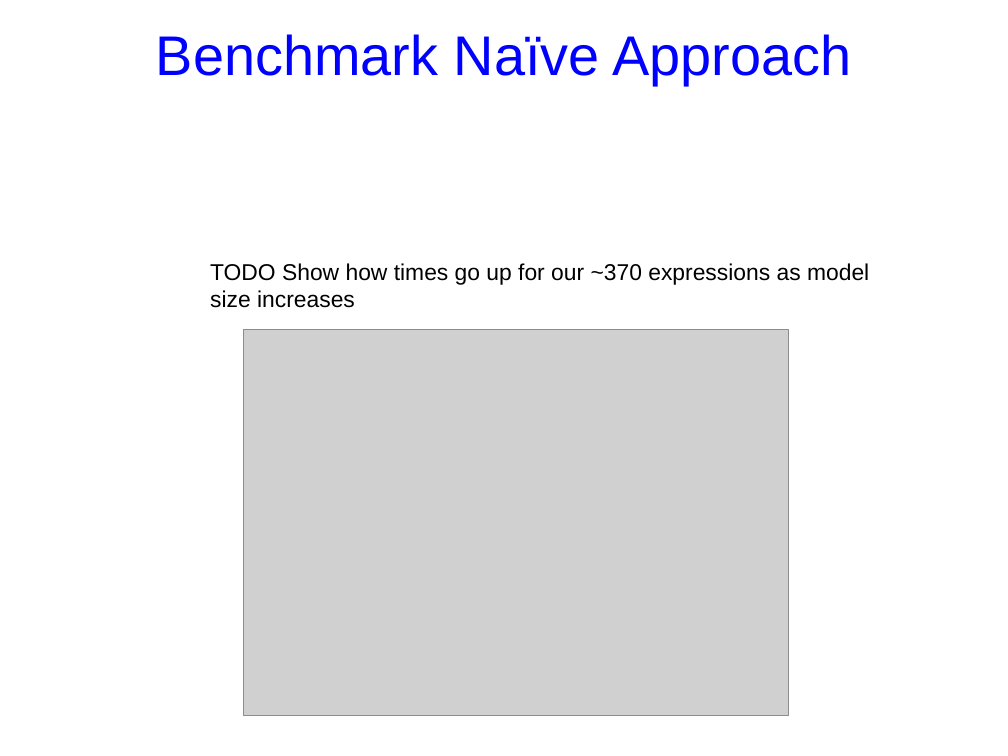
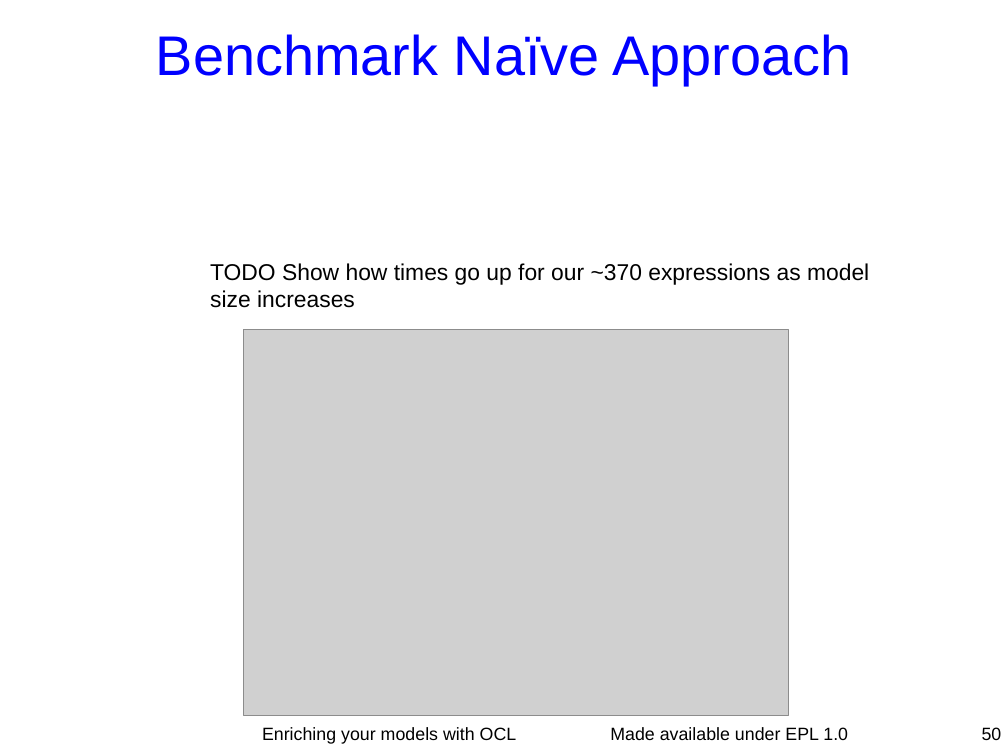
Before and after one commit to eclipse-ocl/ocl-website, a slide deck: slide 50 of ocl/docs/publications/ESE2010LongTalk/EnrichingWithOCL.odp. Drawn at 1008x756 pixels with LibreOffice and Linux fonts; fonts in the diff are those of the drawing; grey boxes stand for pictures. Boxes give left, top, right and bottom in pixels: in the first picture for what was removed or moved away, otherwise in the second. Text is boxed around its words. In the diff, an @@ line names an element or a change of style, - is before the commit and + after.

```diff
--- a/ocl/docs/publications/ESE2010LongTalk/EnrichingWithOCL.odp
+++ b/ocl/docs/publications/ESE2010LongTalk/EnrichingWithOCL.odp
@@ text added at <box>262,727,517,744</box>, 14 pt, text #000000 @@
+Enriching your models with OCL
@@ text added at <box>610,727,848,740</box>, 14 pt, text #000000 @@
+Made available under EPL 1.0
@@ page number added at <box>982,727,1002,740</box>, 14 pt, text #000000 @@
+50
```
Also in this commit, not shown: 15 other slides changed, 1 slide added, 1 slide removed.
